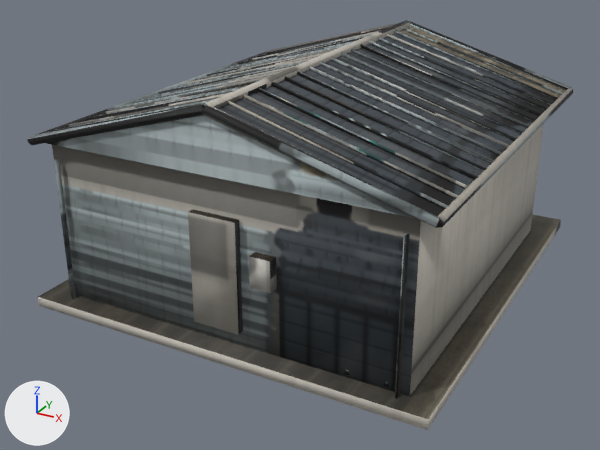
What one commit did to the OBJ model App/assets/lod/buildings/commercial/shop_002.lod1.obj.
Before and after are seen from a 50 mm lens placed at (6.29, -12.37, 6.85), pointed at (-0.19, -0.6, 0.96). The axes (+X, +Y, +Z) are drawn at lower left. The lights are the same throughout. The first picture is the older version. Where no turn or scale is listed for an object, it has been applied to the vertices.

Names of what the first picture shows: 'shop_002'.
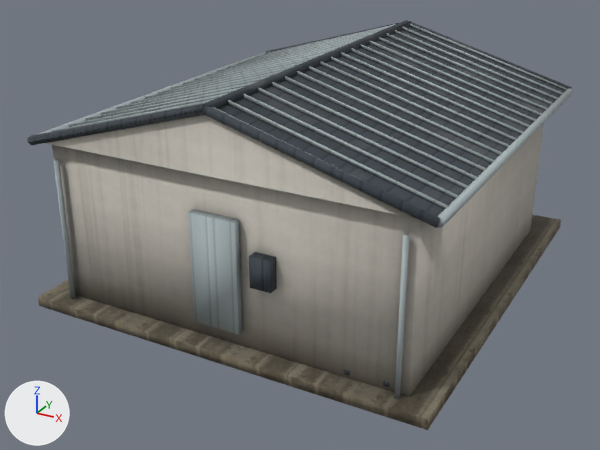
Changed parts and their boxes (x1, y1, x2, y2) in the pictures (600 x 450 px; the box of a moved part takes in the faces that stretch with it):
part 1 of me_shop_002, moved or reshaped (mostly hidden): (266, 21, 567, 88) in both
part 2 of me_shop_002, moved or reshaped: (27, 105, 439, 399) in both
part 3 of me_shop_002, surface changed (lighter): (36, 20, 573, 430) in both

The change, as a diff of the scene's bpy script:
```diff
--- a/App/assets/lod/buildings/commercial/shop_002.lod1.obj.py
+++ b/App/assets/lod/buildings/commercial/shop_002.lod1.obj.py
@@ me_shop_002 @@
 # used by ob_shop_002; location = (0.0, 0.0, 0.0)
-me_shop_002.from_pydata(...)  # 674 vertices, 977 faces; spans x -3.45..3.45, y -3.75..3.75, z 0.0..3.9
+me_shop_002.from_pydata(...)  # 702 vertices, 983 faces; spans x -3.45..3.45, y -3.75..3.75, z 0.0..3.9
+# me_shop_002 part 1
+# 17 vertices are removed from x -3.34..3.32, y 3.07..3.62, z 0.57..3.88
+# 82 faces are deleted
+# 1 vertex moves from x 3.31, y 3.55, z 2.79 to x 3.31, y 3.58, z 2.79
+# 18 vertices are added at x -3.34..3.33, y 3.08..3.64, z 0.57..3.88
+# 6 new vertices lie (0.02, 0.06, 0.0) away from vertices in x -2.3..-1.1, y 3.07, z 0.57..2.25
+# 6 new vertices lie (-0.02, 0.06, -1.68) away from vertices in x -2.3..-1.1, y 3.07, z 2.25
+# 78 new faces join them
+# me_shop_002 part 2
+# 20 vertices are removed from x -3.34..2.94, y -3.63..-2.84, z 0.12..3.88
+# 85 faces are deleted
+# 5 vertices move from x -2.9..2.94, y -3.54..-3.46, z 0.12..3.82 to x -2.92..2.92, y -3.53..-3.45, z 0.12..3.82
+# 35 vertices are added at x -3.34..2.94, y -3.63..-2.84, z 0.12..3.87
+# 95 new faces join them
+# me_shop_002 part 3: 806 kept faces spanning x -3.45..3.45, y -3.75..3.75, z 0.0..3.9 get new texture (UV) coordinates
 me_shop_002.materials.append(mat_shop_002_baked)
```
